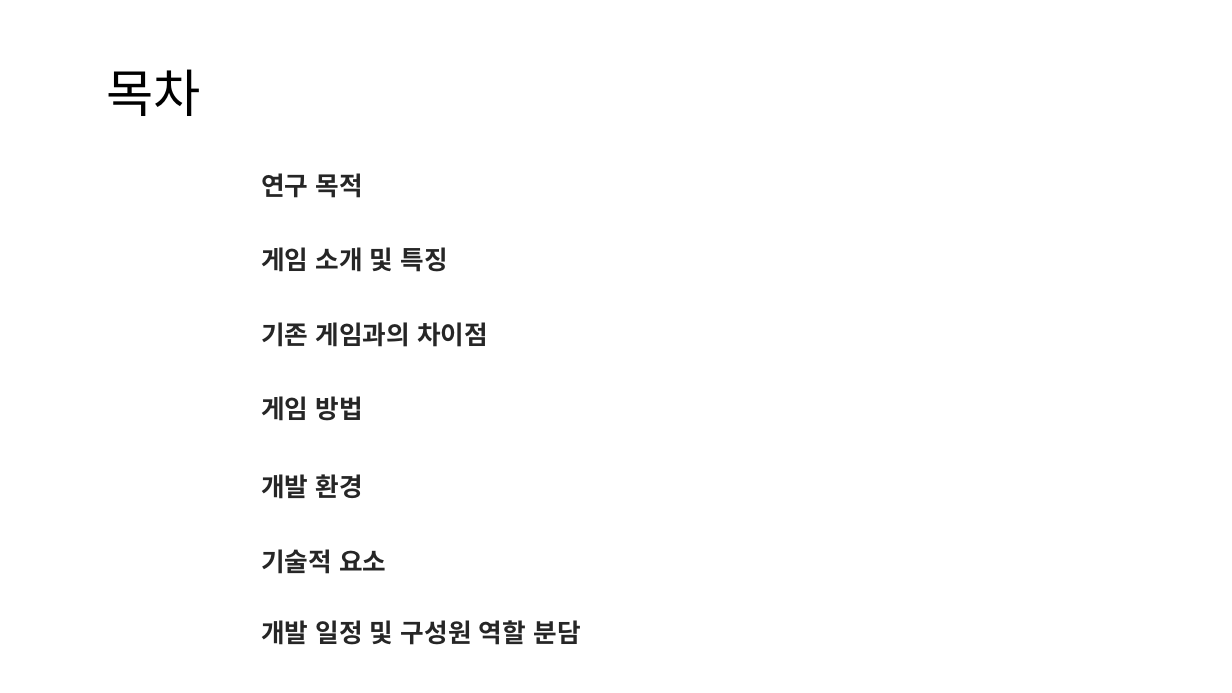
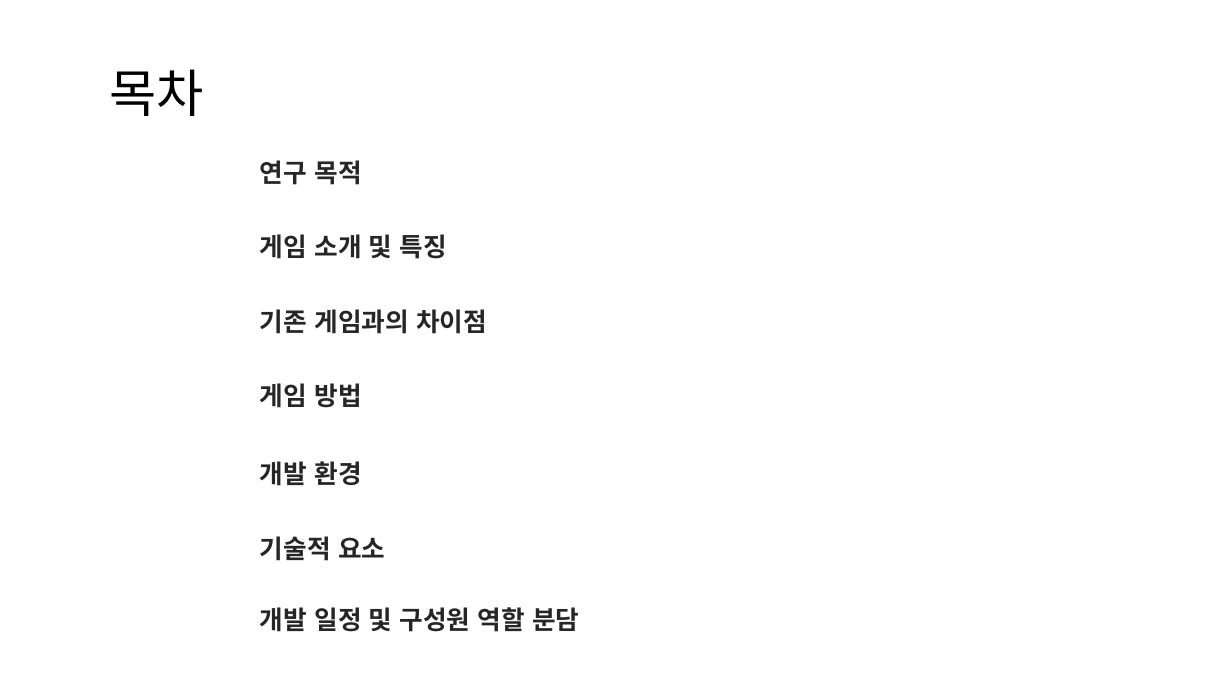
Before and after one commit to goldsun119/Graduation-Project, a slide deck: slide 2 of Document/1122 기획발표자료_01.pptx. Drawn at 1232x693 pixels with LibreOffice and Linux fonts; fonts in the diff are those of the drawing. Boxes give left, top, right and bottom in pixels: in the first picture for what was removed or moved away, otherwise in the second. Text is boxed around its words. In the diff, an @@ line names an element or a change of style, - is before the commit and + after.

```diff
--- a/Document/1122 기획발표자료_01.pptx
+++ b/Document/1122 기획발표자료_01.pptx
@@ 7 texts: place and size @@
-7 texts at bbox=[261, 173, 580, 645]
+7 texts at bbox=[260, 160, 579, 632]
```
Also in this commit, not shown: 5 other slides changed, 1 slide removed.
